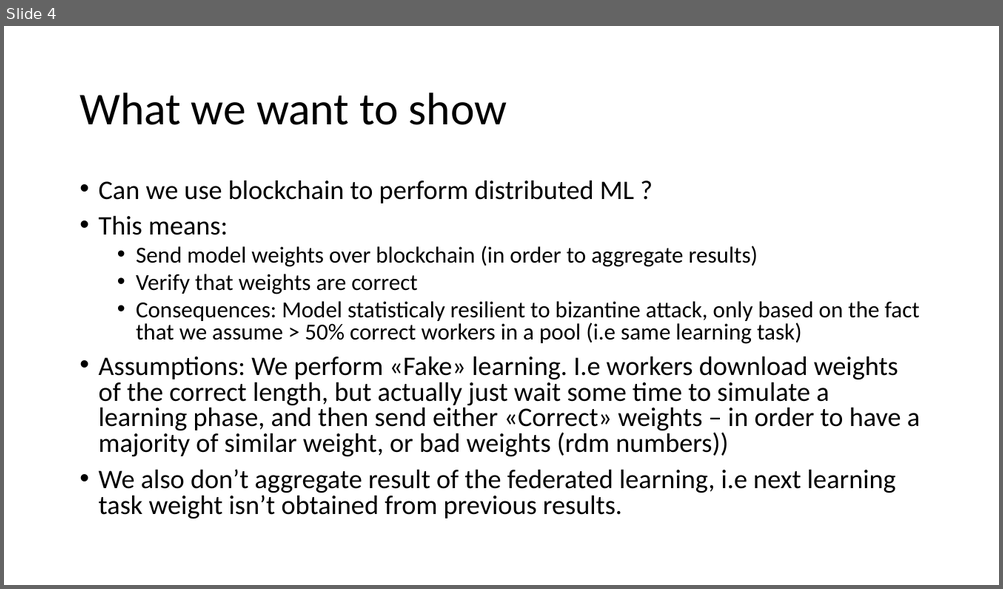
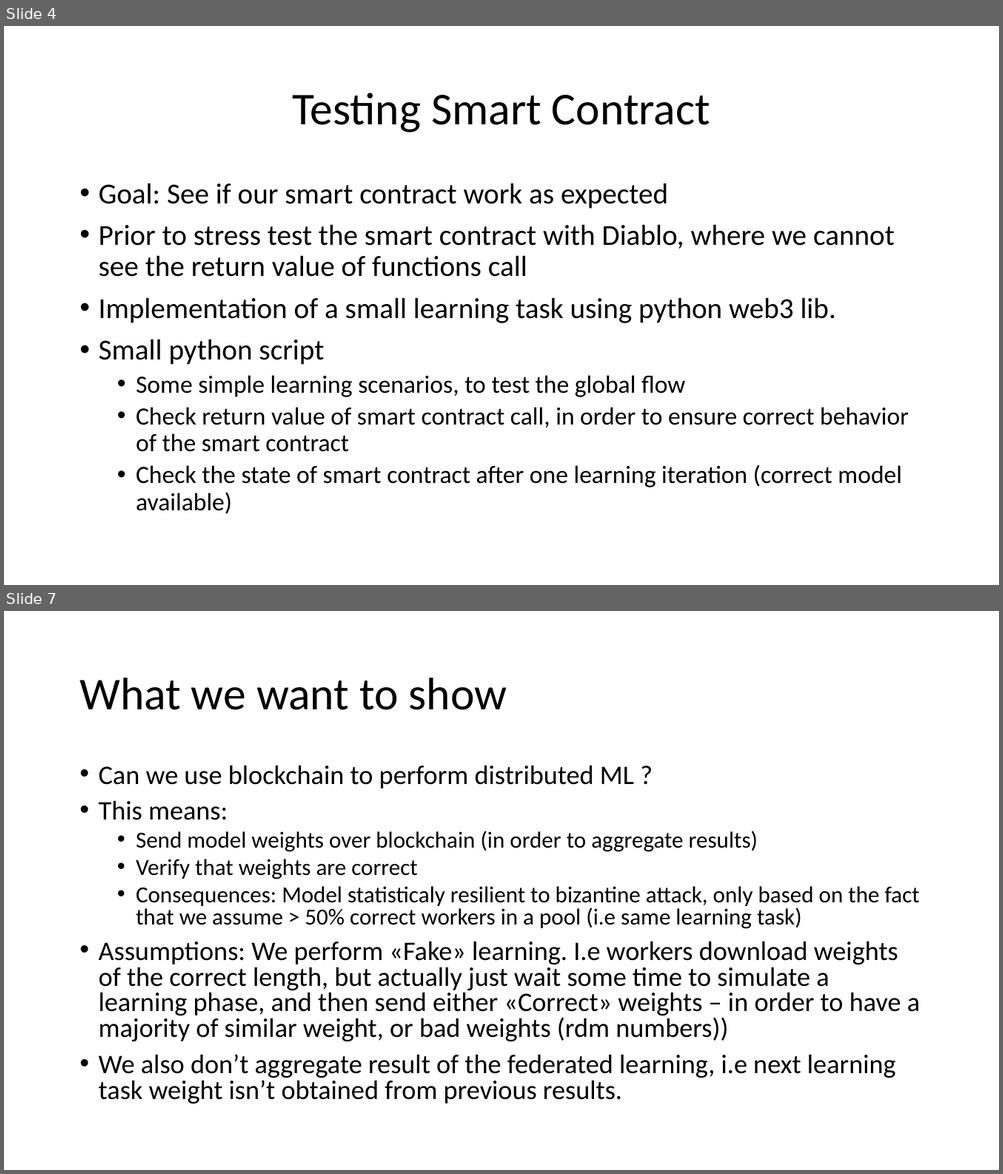
Before and after one commit to douglasbouchet/ML_on_blockchain, a slide deck: Presentation.pptx. Shown one above the other, each under a label of ours: slide 4 before the commit, slides 4 and 7 after it; the slides between them are not shown. The pictures are 1003x589 and 1003x1174 pixels, drawn with LibreOffice and Linux fonts; fonts in the diff are those of the drawing. Boxes give left, top, right and bottom in pixels: in the first picture for what was removed or moved away, otherwise in the second. Text is boxed around its words. In the diff, an @@ line names an element or a change of style, - is before the commit and + after.

Commit message:
simple version of presentation with general flow

```diff
--- a/Presentation.pptx
+++ b/Presentation.pptx
@@ slide 4 added at box(4, 26, 999, 585), background #FFFFFF @@
@@ title added at box(292, 93, 710, 133), 44 pt, text #000000 @@
+Testing Smart Contract
@@ text added at box(99, 183, 908, 514), 24 pt, text #000000 @@
+• Goal: See if our smart contract work as expected
+• Prior to stress test the smart contract with Diablo, where we cannot see the return value of functions call
+• Implementation of a small learning task using python web3 lib.
+• Small python script
+  • Some simple learning scenarios, to test the global flow
+  • Check return value of smart contract call, in order to ensure correct behavior of the smart contract
+  • Check the state of smart contract after one learning iteration (correct model available)
@@ what was slide 4 is now slide 7 @@
```
Also in this commit, not shown: 6 slides changed, 7 other slides added, 3 slides removed.
